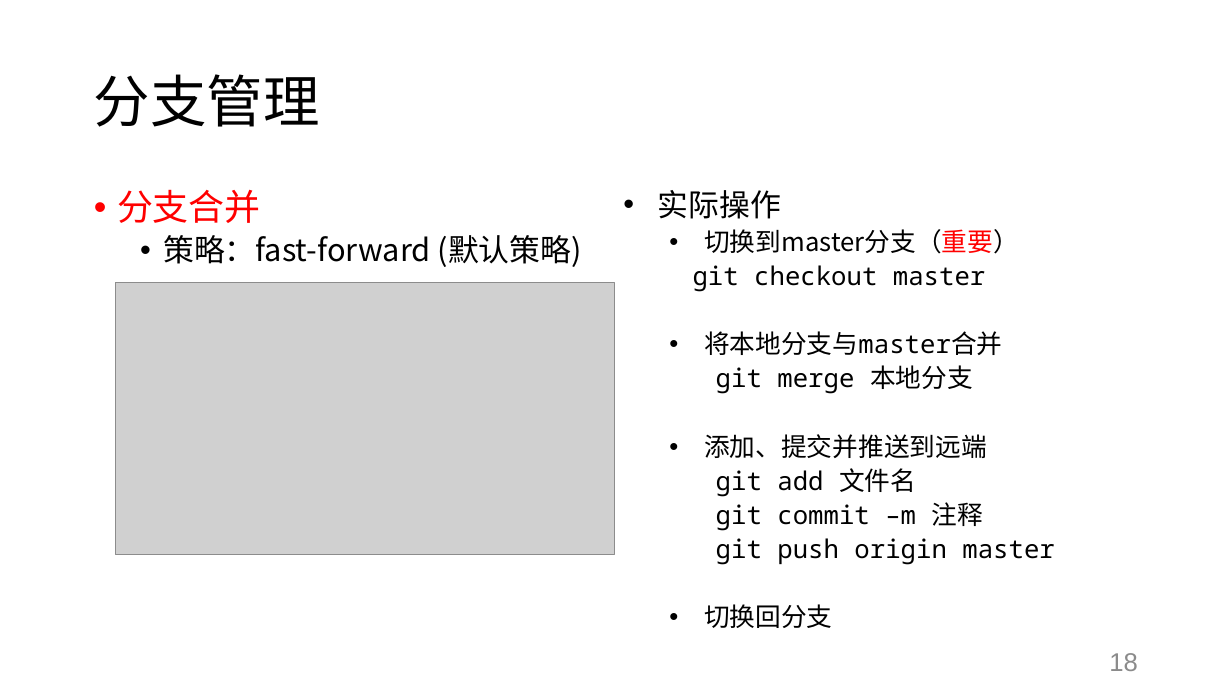
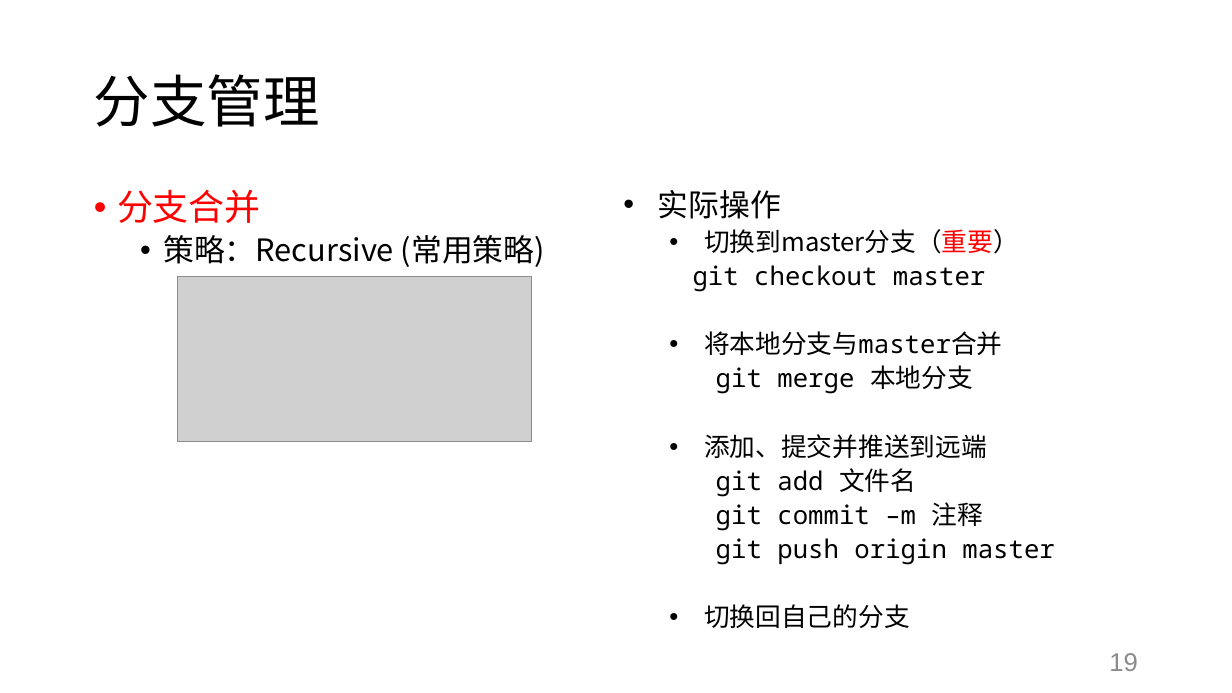
Before and after one commit to SwaggyZhang/Tutorial, a slide deck: slide 19 of 20220513.pptx (slide 18 before the commit). Drawn at 1232x693 pixels with LibreOffice and Linux fonts; fonts in the diff are those of the drawing; grey boxes stand for pictures. Boxes give left, top, right and bottom in pixels: in the first picture for what was removed or moved away, otherwise in the second. Text is boxed around its words. In the diff, an @@ line names an element or a change of style, - is before the commit and + after.

```diff
--- a/20220513.pptx
+++ b/20220513.pptx
@@ text at [163, 235, 545, 267]: text changed @@
-  • 策略：fast-forward (默认策略)
+  • 策略：Recursive (常用策略)
@@ picture removed at [116, 283, 615, 555] @@
@@ picture added at [177, 276, 532, 442] @@
@@ text at [704, 604, 910, 628]: text changed @@
-    • 切换回分支
+    • 切换回自己的分支
@@ page number at [1109, 653, 1138, 671]: text changed @@
-18
+19
```
Also in this commit, not shown: 6 other slides changed, 3 slides added, 5 other files.
